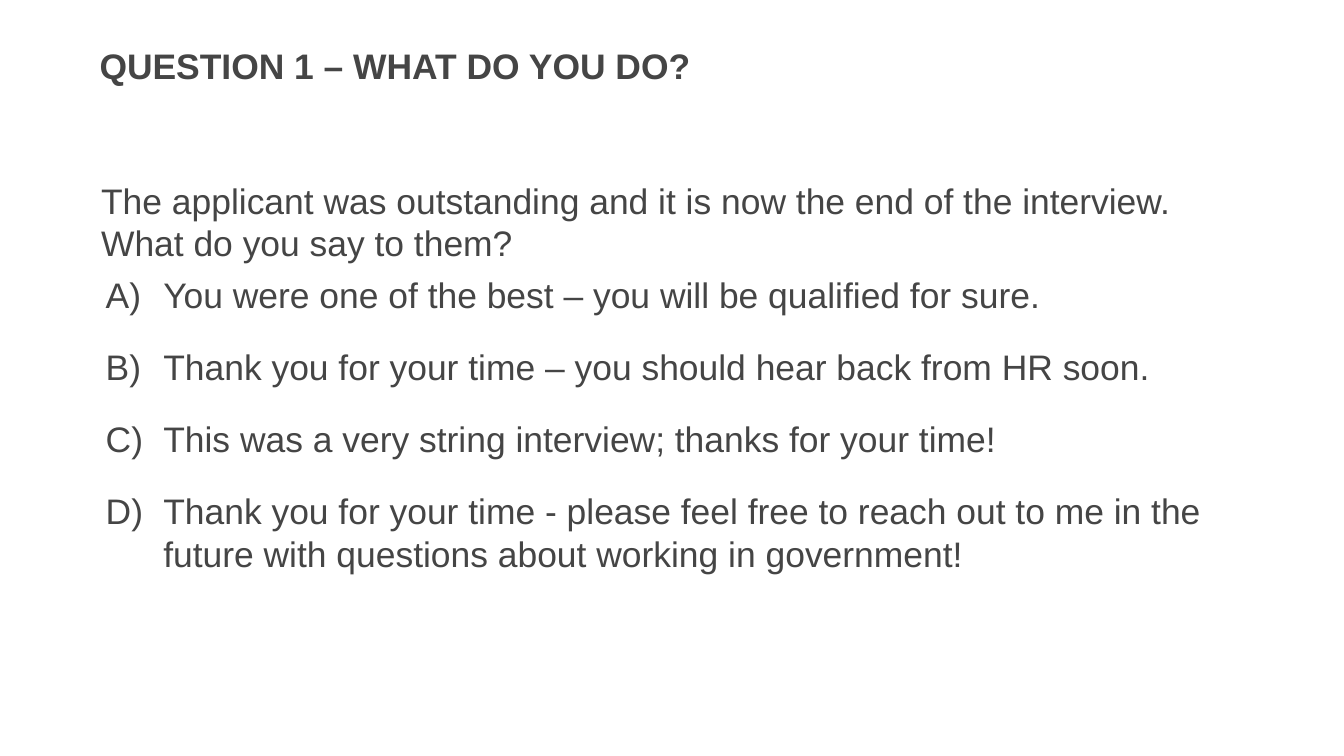
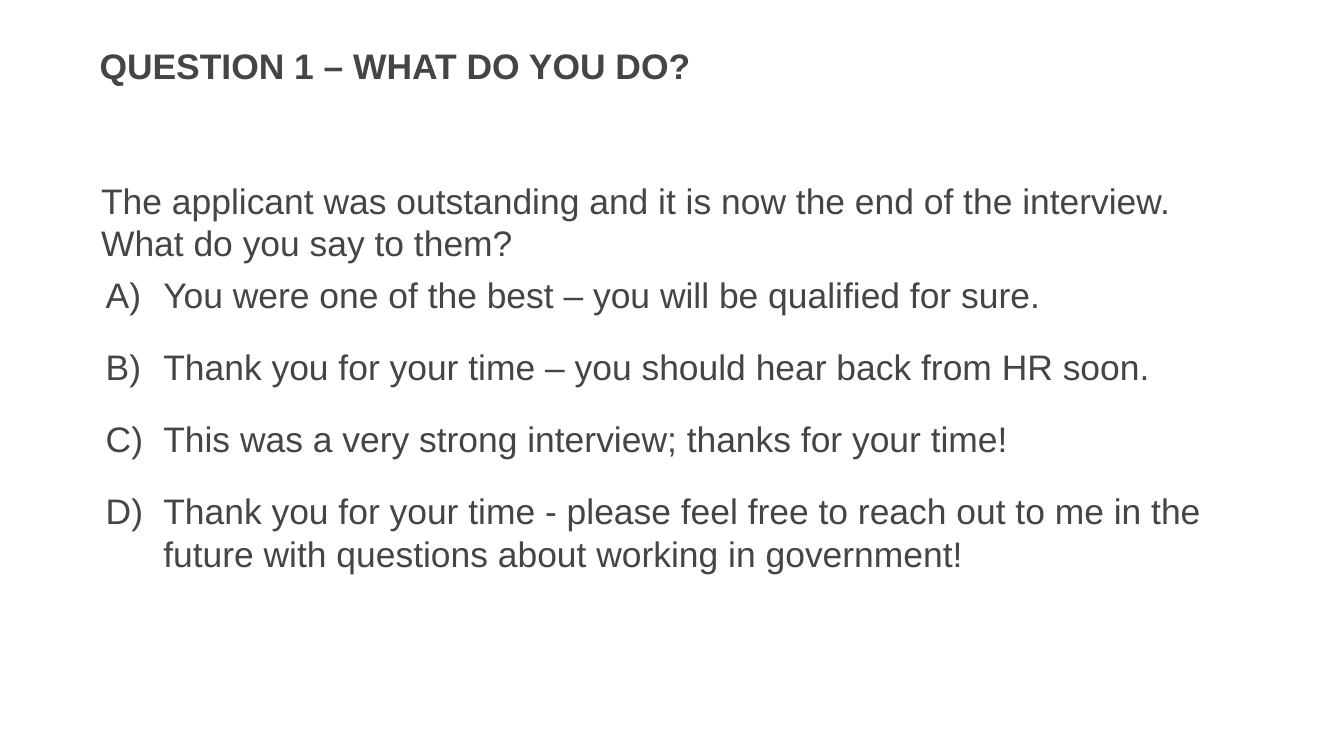
Before and after one commit to usds/SME-QA-Website, a slide deck: slide 25 of toolkit/phone-assessment-interviews/phone-interview-training-presentation.pptx. Drawn at 1344x756 pixels with LibreOffice and Linux fonts; fonts in the diff are those of the drawing. Boxes give left, top, right and bottom in pixels: in the first picture for what was removed or moved away, otherwise in the second. Text is boxed around its words. In the diff, an @@ line names an element or a change of style, - is before the commit and + after.

Commit message:
interview training presso updates

```diff
--- a/toolkit/phone-assessment-interviews/phone-interview-training-presentation.pptx
+++ b/toolkit/phone-assessment-interviews/phone-interview-training-presentation.pptx
@@ text at (163,426,1008,460): text changed @@
-C) This was a very string interview; thanks for your time!
+C) This was a very strong interview; thanks for your time!
```
Also in this commit, not shown: 5 other slides changed, 1 other file.
